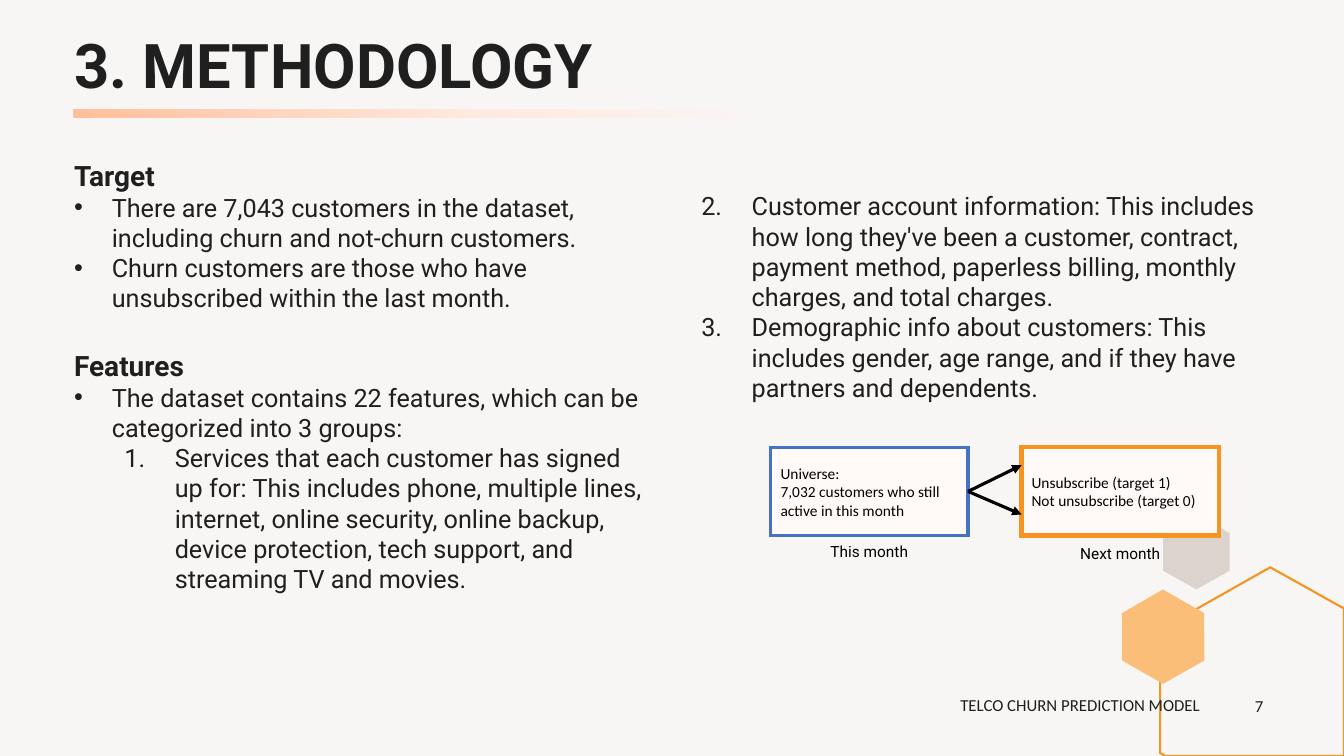
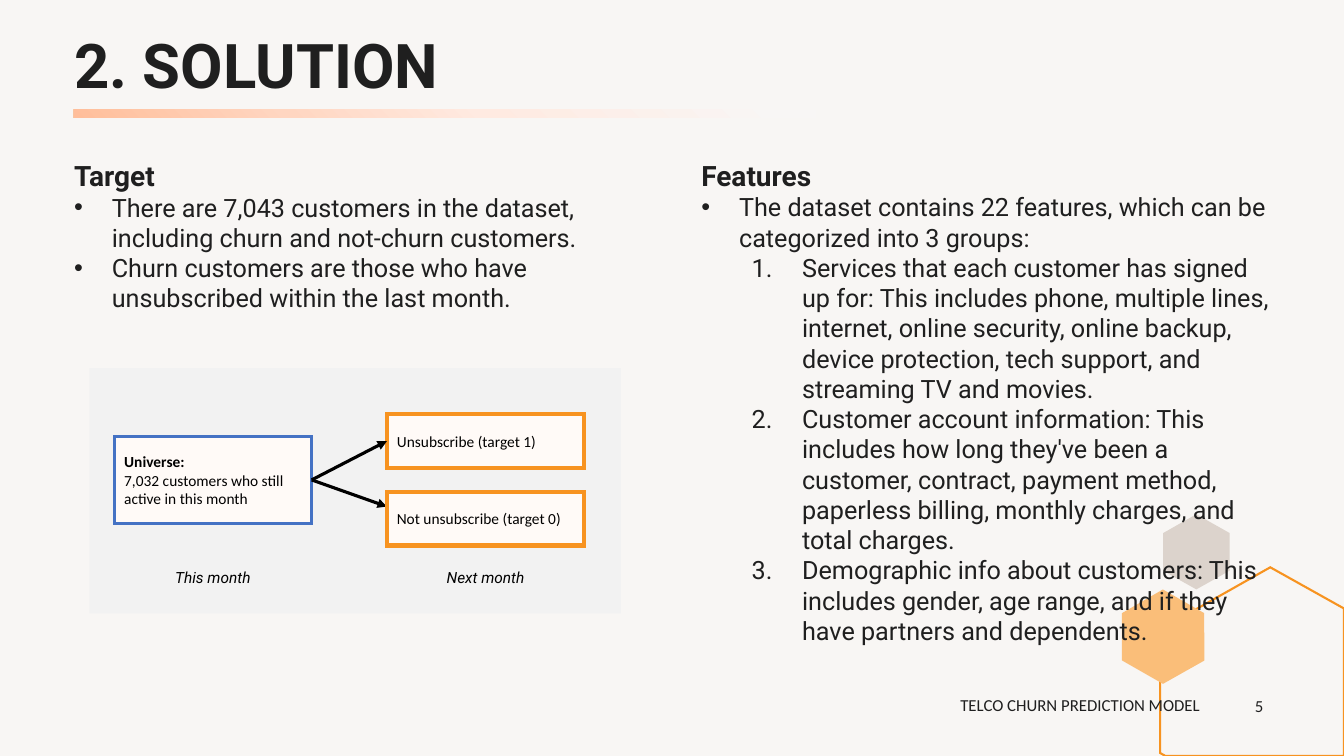
Before and after one commit to peerapat-t/Data-science-project, a slide deck: slide 5 of Telco-churn-prediction/Telco churn prediction.pptx (slide 7 before the commit). Drawn at 1344x756 pixels with LibreOffice and Linux fonts; fonts in the diff are those of the drawing. Boxes give left, top, right and bottom in pixels: in the first picture for what was removed or moved away, otherwise in the second. Text is boxed around its words. In the diff, an @@ line names an element or a change of style, - is before the commit and + after.

```diff
--- a/Telco-churn-prediction/Telco churn prediction.pptx
+++ b/Telco-churn-prediction/Telco churn prediction.pptx
@@ title at (74, 43, 439, 89): text changed @@
-3. METHODOLOGY
+2. SOLUTION
@@ text "Features": place and size @@
-text "Features" at (752, 196, 1254, 402)
+text "Features" at (701, 166, 1268, 641)
@@ text at (701, 166, 1268, 404): paragraphs added @@
+Features
+• The dataset contains 22 features, which can be categorized into 3 groups:
+  1. Services that each customer has signed up for: This includes phone, multiple lines, internet, online security, online backup, device protection, tech support, and streaming TV and movies.
@@ text removed at (74, 356, 641, 594) @@
-Features
-• The dataset contains 22 features, which can be categorized into 3 groups:
-  1. Services that each customer has signed up for: This includes phone, multiple lines, internet, online security, online backup, device protection, tech support, and streaming TV and movies.
@@ rectangle added at (90, 368, 621, 613), fill #F2F2F2 @@
@@ rectangle "Unsubscribe (target 1)": place and size @@
-rectangle "Unsubscribe (target 1)" at (1022, 448, 1220, 536)
+rectangle "Unsubscribe (target 1)" at (387, 414, 585, 468)
@@ text at (802, 409, 1257, 641): list level 1 to 2 in "Customer account information: This includes ..."; list level 1 to 2 in "Demographic info about customers: This ..." @@
@@ rectangle "Universe: 7,032 customers who still ...": place and size @@
-rectangle "Universe: 7,032 customers who still ..." at (771, 448, 969, 536)
+rectangle "Universe: 7,032 customers who still ..." at (114, 437, 312, 523)
@@ rectangle "Universe: 7,032 customers who still ..." at (114, 437, 312, 523): bold on in "Universe:" @@
@@ arrow moved from (968, 492) - (1022, 514) to (312, 480) - (387, 442) @@
@@ arrow moved from (968, 492) - (1022, 466) to (312, 480) - (387, 507) @@
@@ rectangle added at (387, 492, 585, 545), fill #FFFAF7, outline #F79320 3 pt, 11 pt, text #000000 @@
+Not unsubscribe (target 0)
@@ text in rectangle at (1032, 495, 1196, 509): paragraph removed @@
-Not unsubscribe (target 0)
@@ text "This month": place and size @@
-text "This month" at (830, 545, 908, 557)
+text "This month" at (175, 571, 250, 583)
@@ text "This month" at (175, 571, 250, 583): italic on @@
@@ text "Next month" at (447, 571, 524, 583): italic on @@
@@ text "Next month": place and size @@
-text "Next month" at (1080, 547, 1160, 559)
+text "Next month" at (447, 571, 524, 583)
@@ page number at (1255, 701, 1263, 712): text changed @@
-7
+5
```
Also in this commit, not shown: 7 other slides changed, 1 slide added, 2 slides removed, 4 other files.
